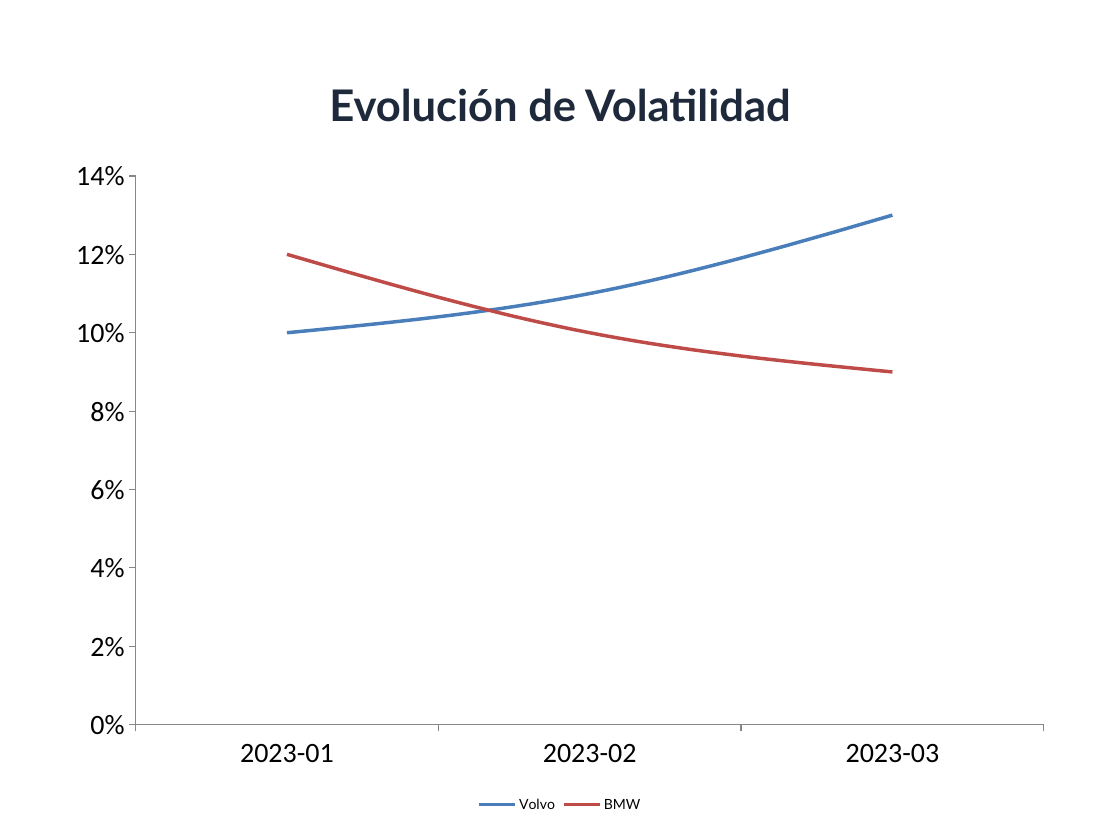
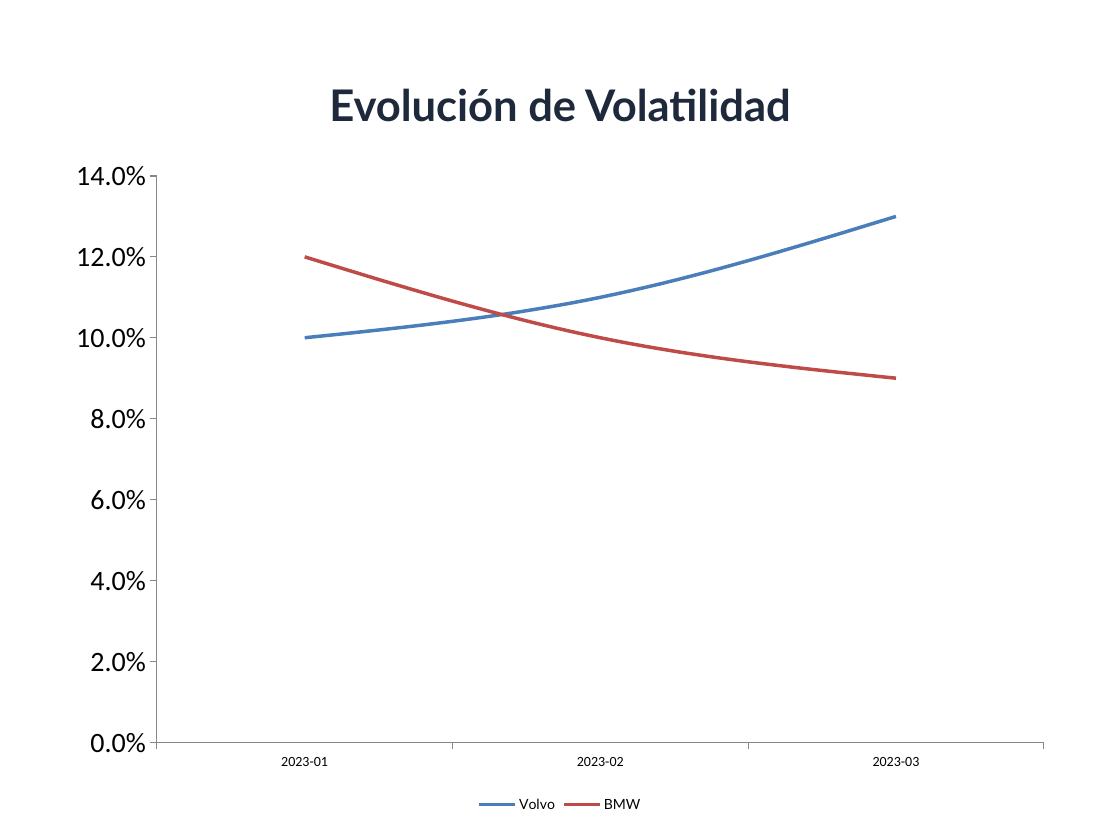
Before and after one commit to GabrielGlezG/PricingEngine, a slide deck: slide 10 of test_output_charts.pptx. Drawn at 1120x840 pixels with LibreOffice and Linux fonts; fonts in the diff are those of the drawing. Boxes give left, top, right and bottom in pixels: in the first picture for what was removed or moved away, otherwise in the second. Text is boxed around its words. In the diff, an @@ line names an element or a change of style, - is before the commit and + after.

```diff
--- a/test_output_charts.pptx
+++ b/test_output_charts.pptx
@@ line chart at [56, 146, 1064, 818] @@
@@ category axis changed @@
@@ value axis changed @@
```
Also in this commit, not shown: 3 other slides changed, 4 slides added, 2 slides removed, 4 other files.
